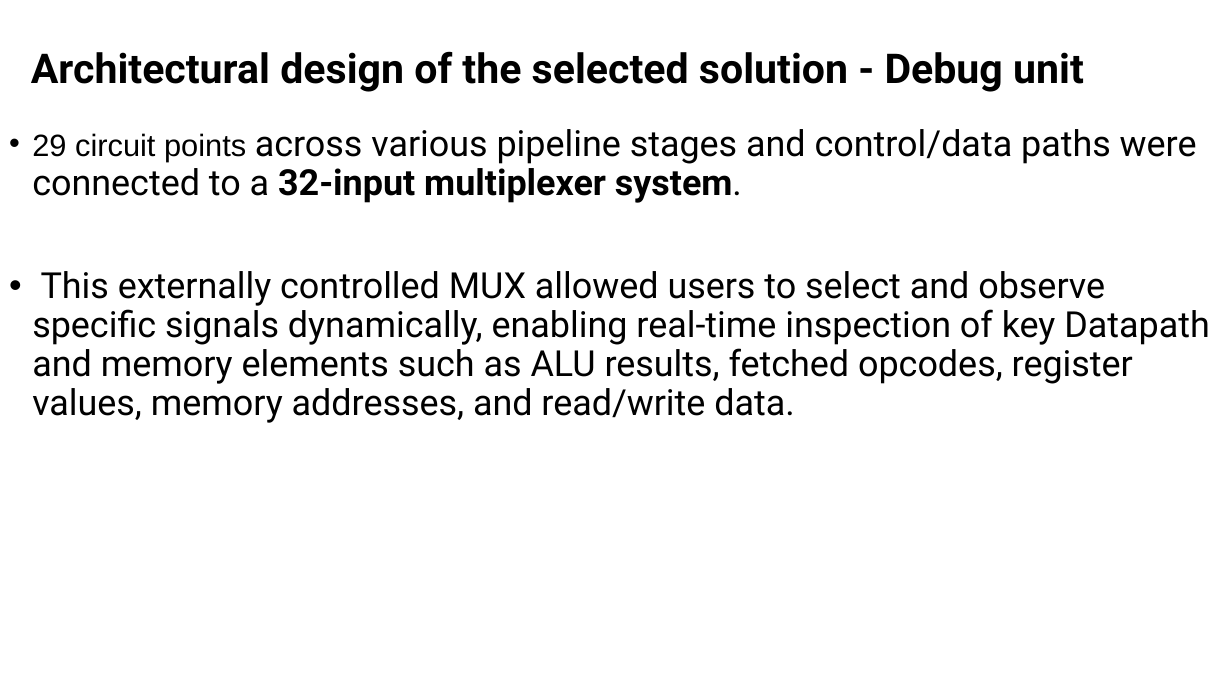
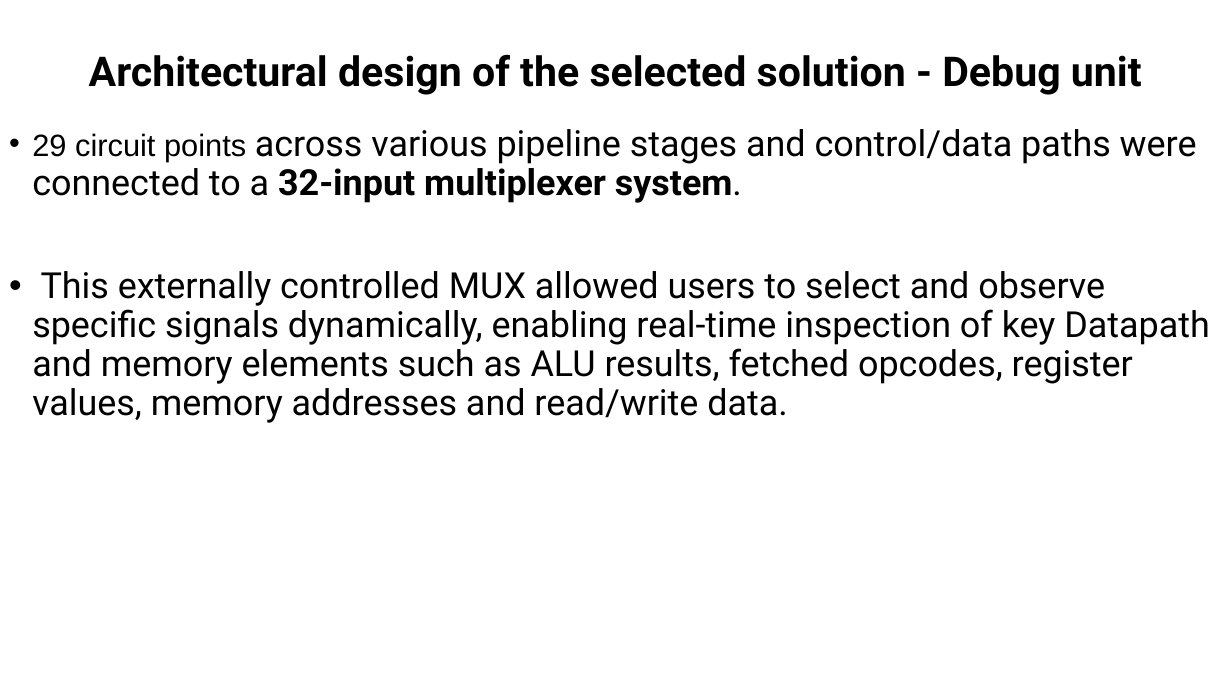
Before and after one commit to muhammad0bi/044169_project_B, a slide deck: slide 12 of Presintaions and Reports/Final presentaion VLSI project 7880.pptx. Drawn at 1232x693 pixels with LibreOffice and Linux fonts; fonts in the diff are those of the drawing. Boxes give left, top, right and bottom in pixels: in the first picture for what was removed or moved away, otherwise in the second. Text is boxed around its words. In the diff, an @@ line names an element or a change of style, - is before the commit and + after.

```diff
--- a/Presintaions and Reports/Final presentaion VLSI project 7880.pptx
+++ b/Presintaions and Reports/Final presentaion VLSI project 7880.pptx
@@ title "Architectural design of the selected ..." at (89, 54, 1142, 95): alignment left to centre @@
@@ text at (32, 271, 1209, 423): text changed @@
-• This externally controlled MUX allowed users to select and observe specific signals dynamically, enabling real-time inspection of key Datapath and memory elements such as ALU results, fetched opcodes, register values, memory addresses, and read/write data.
+• This externally controlled MUX allowed users to select and observe specific signals dynamically, enabling real-time inspection of key Datapath and memory elements such as ALU results, fetched opcodes, register values, memory addresses and read/write data.
```
Also in this commit, not shown: 23 other slides changed.
